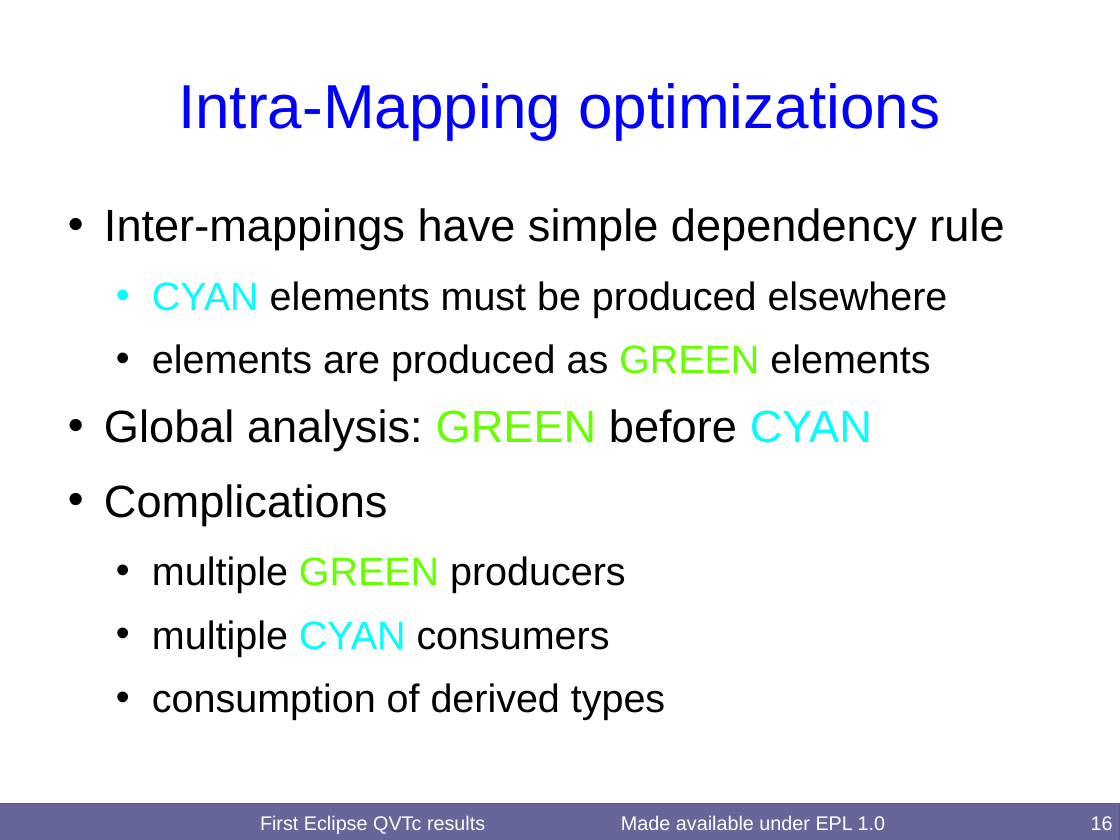
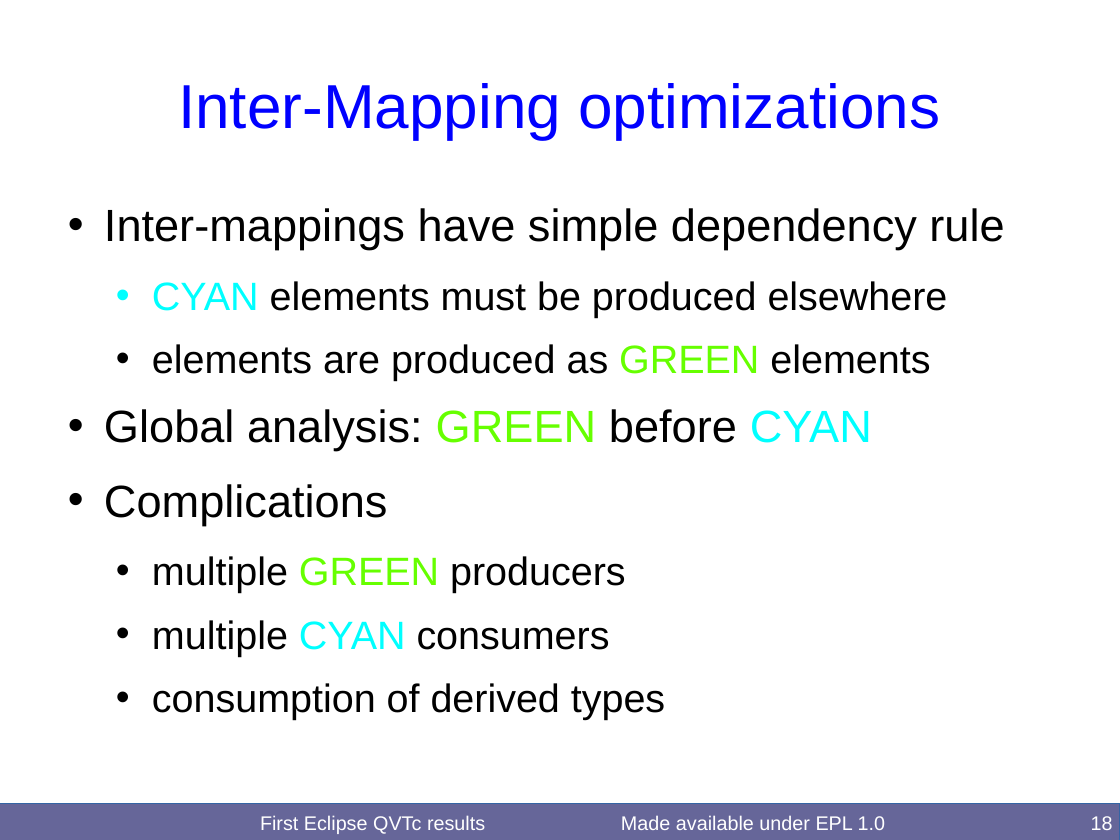
Before and after one commit to merks/mmt-website, a slide deck: slide 18 of qvt/docs/BigMDE2016/QVTcFirstResults.odp (slide 16 before the commit). Drawn at 1120x840 pixels with LibreOffice and Linux fonts; fonts in the diff are those of the drawing. Boxes give left, top, right and bottom in pixels: in the first picture for what was removed or moved away, otherwise in the second. Text is boxed around its words. In the diff, an @@ line names an element or a change of style, - is before the commit and + after.

```diff
--- a/qvt/docs/BigMDE2016/QVTcFirstResults.odp
+++ b/qvt/docs/BigMDE2016/QVTcFirstResults.odp
@@ title at box(178, 83, 940, 139): text changed @@
-Intra-Mapping optimizations
+Inter-Mapping optimizations
```
Also in this commit, not shown: 8 other slides changed, 2 slides added, 1 slide removed.
